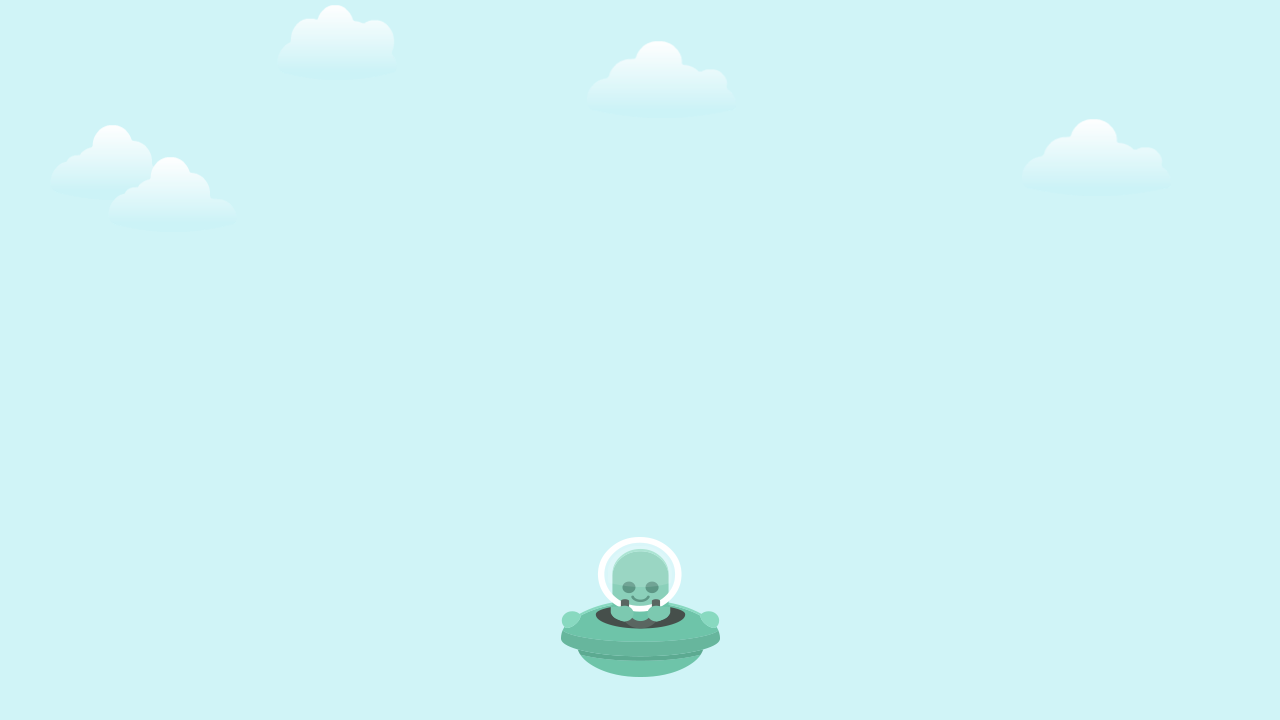
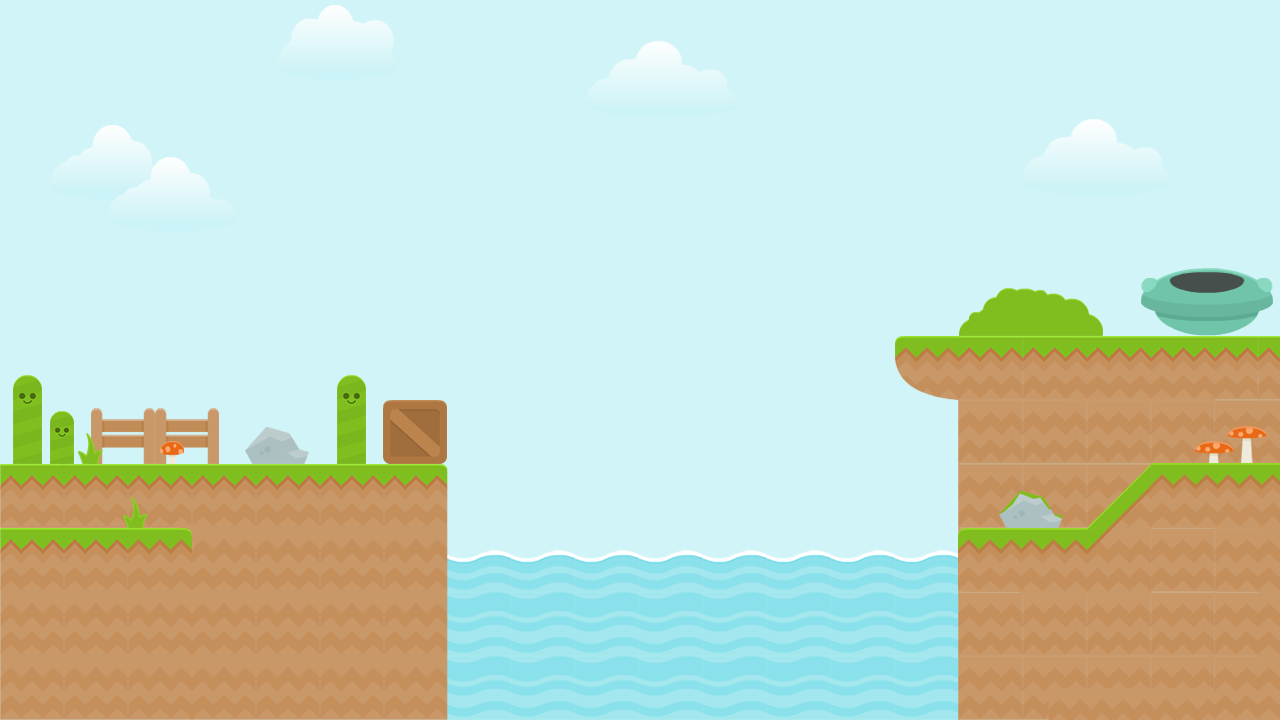
Comparing the layer stacks of the two 1280 x 720 images. Changes:
added group "Group 1" with 31 layers above "cloud1 copy" over (0, 268, 1280, 720)
showed "box", moved it into group "Group 1" over (383, 400, 447, 464)
showed "grassRight" (1st of 2, in "Group 1"), moved it into group "Group 1" over (128, 524, 195, 592)
showed "grassRight" (2nd of 2, in "Group 1"), moved it into group "Group 1" over (128, 525, 194, 592)
showed "grassLeft", moved it into group "Group 1" over (958, 528, 1022, 592)
showed "grassMid copy 4", moved it into group "Group 1" over (1020, 528, 1087, 593)
showed "grassMid copy 2", moved it into group "Group 1" over (1151, 463, 1218, 528)
showed "grassMid copy", moved it into group "Group 1" over (1217, 463, 1280, 528)
showed "grassHillLeft2", moved it into group "Group 1" over (1087, 528, 1151, 593)
showed "grassHillLeft", moved it into group "Group 1" over (1087, 464, 1151, 528)
showed "bush", moved it into group "Group 1" over (959, 288, 1103, 336)
showed "fence copy", moved it into group "Group 1" over (155, 408, 219, 464)
showed "shipGreen", moved it into group "Group 1" over (1141, 268, 1273, 336)
showed "grassMid copy 3", moved it into group "Group 1" over (0, 464, 448, 720)
showed "grassCenter copy 5", moved it into group "Group 1" over (958, 464, 1216, 528)
showed "grassCenter copy 4", moved it into group "Group 1" over (958, 528, 1216, 592)
showed "grassCenter copy 12", moved it into group "Group 1" over (1214, 400, 1280, 720)
showed "grassCenter copy", moved it into group "Group 1" over (1215, 528, 1279, 592)
showed "grassCenter", moved it into group "Group 1" over (1215, 464, 1279, 528)
showed "grassCenter copy 6", moved it into group "Group 1" over (958, 336, 1280, 720)
showed "grassCliffLeft", moved it into group "Group 1" over (895, 336, 959, 400)
showed "liquidWater copy 4" over (446, 550, 960, 720)
hid "Vector Smart Object" over (561, 537, 720, 677)
…and 11 more changes (11 stack, 11 visibility)
